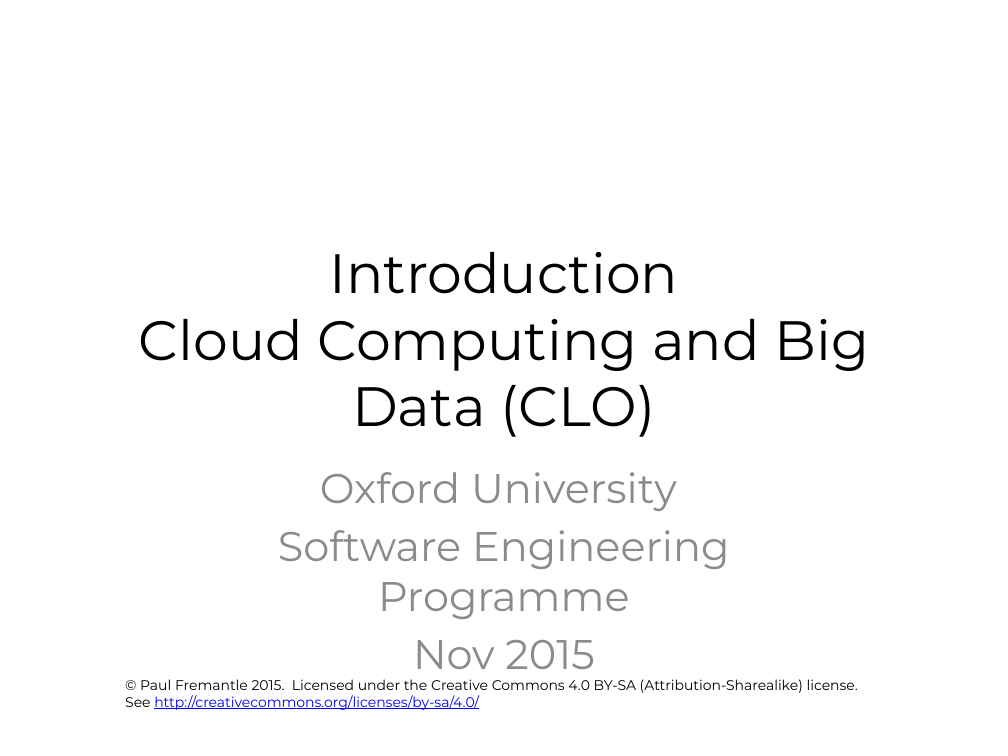
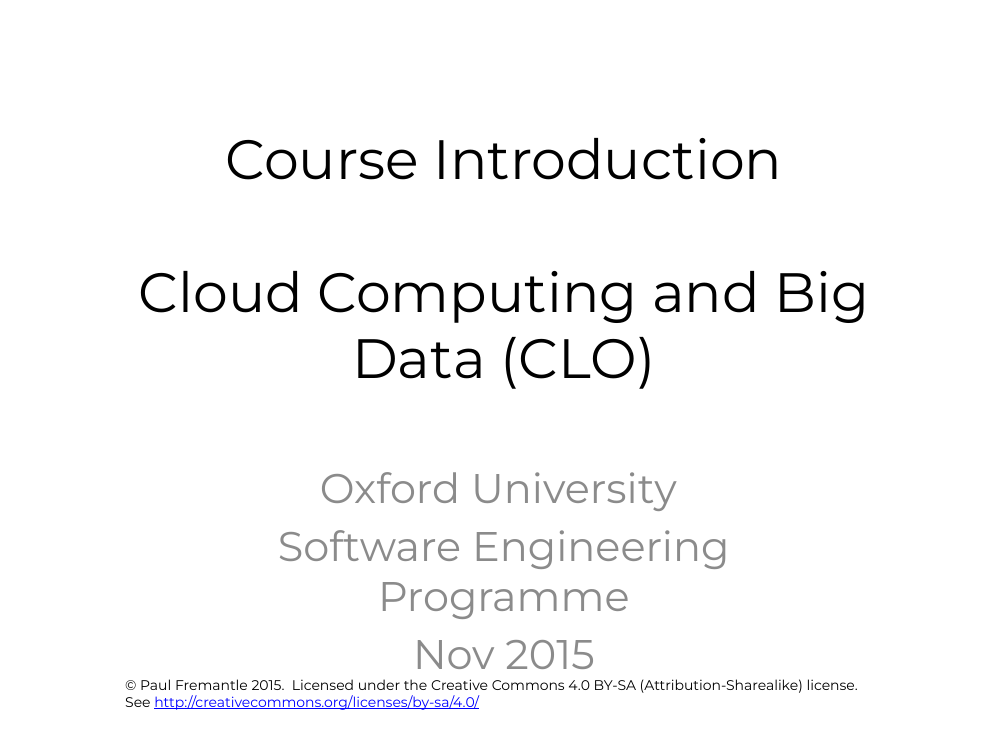
Before and after one commit to pzfreo/ox-clo, a slide deck: slide 1 of pres-source/00-intro.pptx. Drawn at 1008x756 pixels with LibreOffice and Linux fonts; fonts in the diff are those of the drawing; background and template pictures are left out. Boxes give left, top, right and bottom in pixels: in the first picture for what was removed or moved away, otherwise in the second. Text is boxed around its words. In the diff, an @@ line names an element or a change of style, - is before the commit and + after.

```diff
--- a/pres-source/00-intro.pptx
+++ b/pres-source/00-intro.pptx
@@ title at <box>139,138,870,389</box>: text changed @@
-Introduction
-Cloud Computing and Big Data (CLO)
+Course Introduction
+Cloud Computing and Big Data (CLO)
```
Also in this commit, not shown: 1 other slide changed, 2 slides added, 8 other files.
